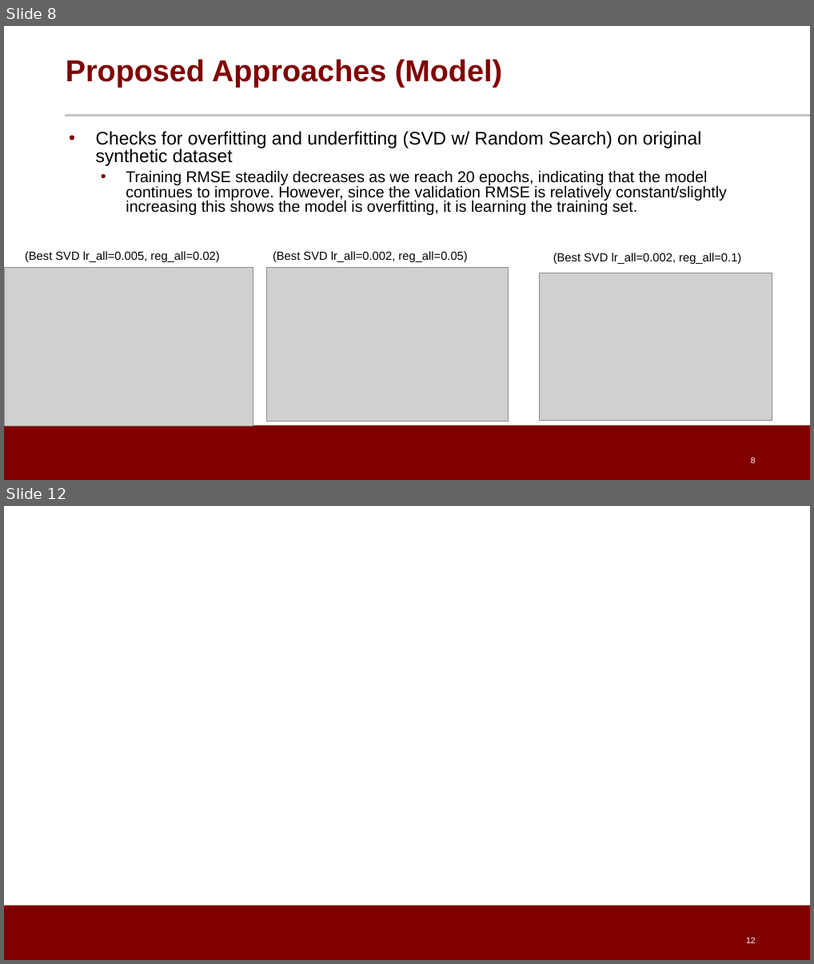
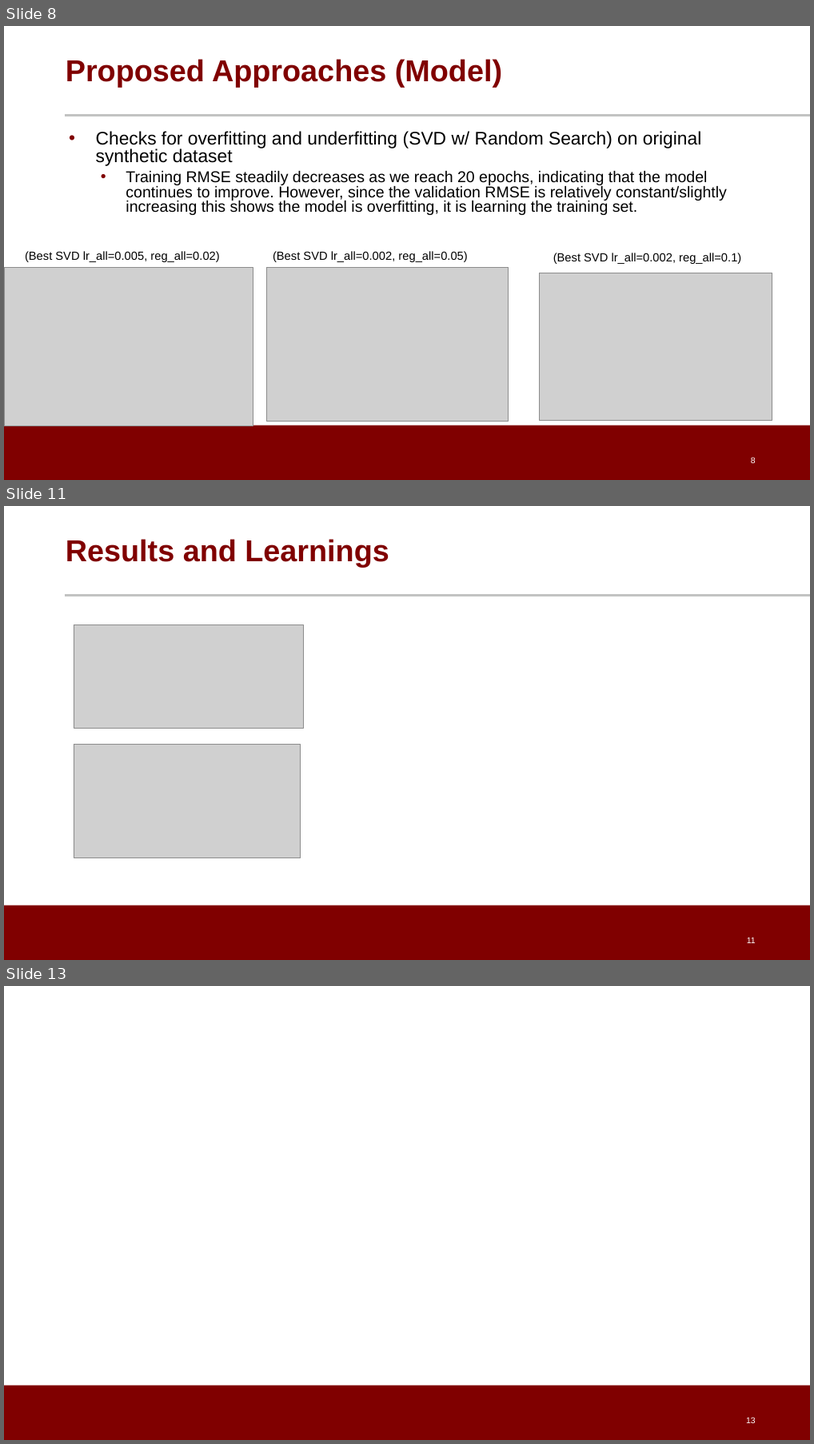
Before and after one commit to dpatel77/CocktailRecommenderSystem, a slide deck: ML_Final.pptx. Shown one above the other, each under a label of ours: slides 8 and 12 before the commit, slides 8, 11 and 13 after it; the slides between them are not shown. The pictures are 814x964 and 814x1444 pixels, drawn with LibreOffice and Linux fonts; fonts in the diff are those of the drawing; grey boxes stand for pictures; background and template pictures are left out. Boxes give left, top, right and bottom in pixels: in the first picture for what was removed or moved away, otherwise in the second. Text is boxed around its words. In the diff, an @@ line names an element or a change of style, - is before the commit and + after.

```diff
--- a/ML_Final.pptx
+++ b/ML_Final.pptx
@@ slide 11 added at box(4, 506, 810, 960), background #FFFFFF; not listed: 2 template elements that a slide beside it also shows @@
@@ title added at box(66, 539, 389, 568), 36 pt, text #800000, bold @@
+Results and Learnings
@@ picture added at box(74, 624, 304, 728) @@
@@ picture added at box(74, 744, 301, 857) @@
@@ page number added at box(747, 937, 756, 943), 10 pt, text #FFFFFF @@
+11
@@ what was slide 12 is now slide 13 @@
```
Also in this commit, not shown: 3 slides changed.
